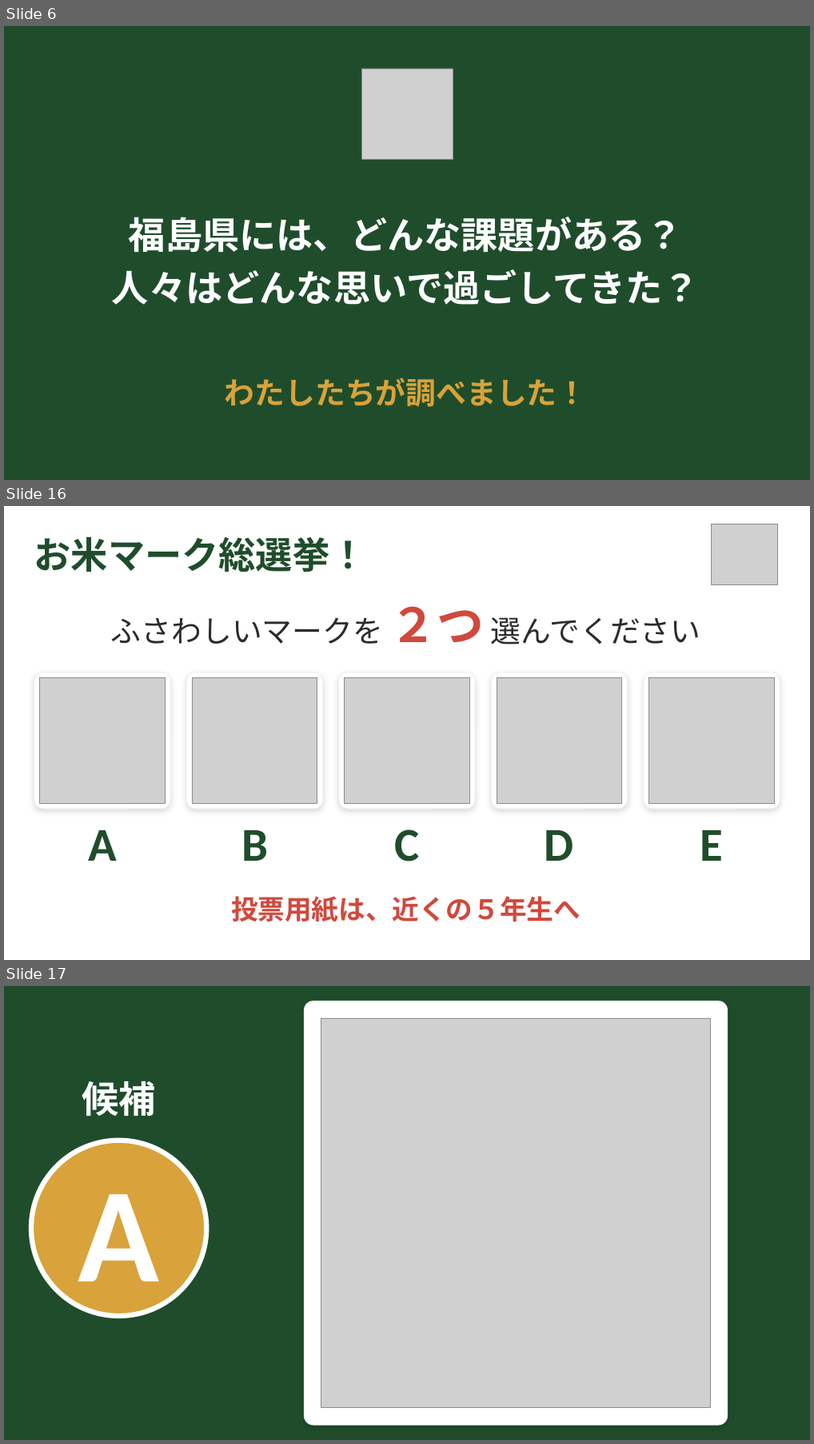
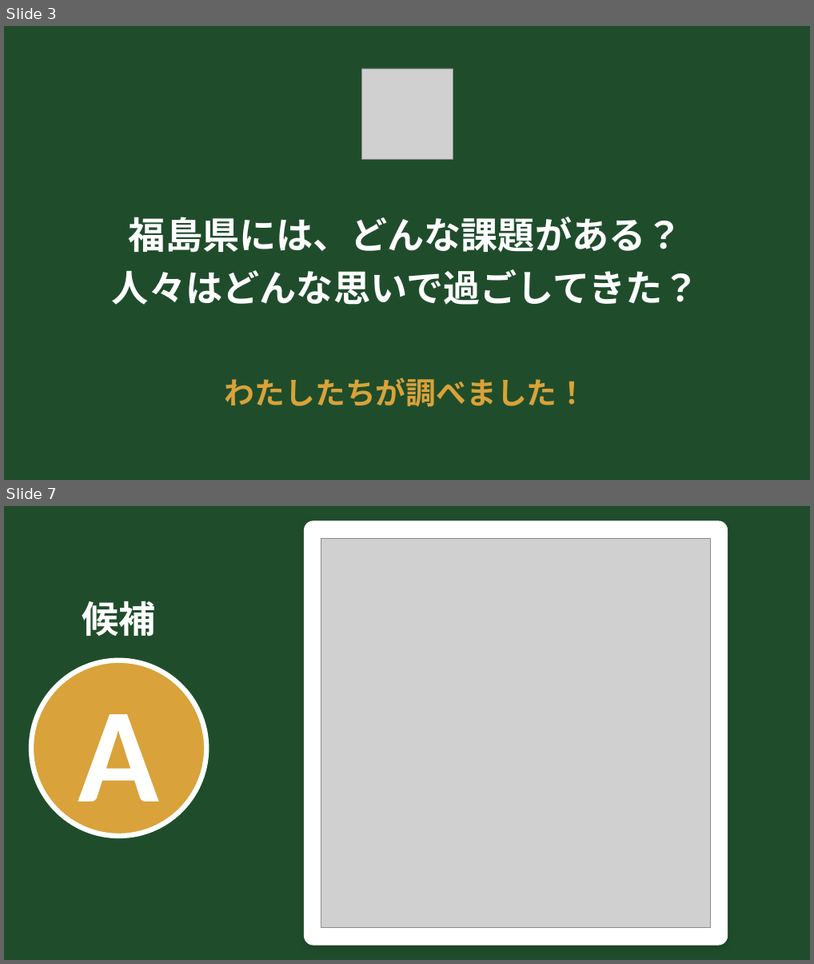
Before and after one commit to liberabitjp-hue/-, a slide deck: slides/お米アピール大作戦_発表スライド.pptx. Shown one above the other, each under a label of ours: slides 6, 16 and 17 before the commit, slides 3 and 7 after it; the slides between them are not shown. The pictures are 814x1444 and 814x964 pixels, drawn with LibreOffice and Linux fonts; fonts in the diff are those of the drawing; grey boxes stand for pictures. Boxes give left, top, right and bottom in pixels: in the first picture for what was removed or moved away, otherwise in the second. Text is boxed around its words. In the diff, an @@ line names an element or a change of style, - is before the commit and + after.

```diff
--- a/slides/お米アピール大作戦_発表スライド.pptx
+++ b/slides/お米アピール大作戦_発表スライド.pptx
@@ slide 16 removed at (4, 506, 810, 960), background #FFFFFF @@
@@ picture removed at (712, 524, 778, 584) @@
@@ title removed at (34, 536, 367, 572) @@
-お米マーク総選挙！
@@ text removed at (111, 606, 702, 644) @@
-ふさわしいマークを ２つ 選んでください
@@ rounded rectangle removed at (34, 672, 170, 808) @@
@@ rounded rectangle removed at (186, 672, 323, 808) @@
@@ rounded rectangle removed at (339, 672, 475, 808) @@
@@ rounded rectangle removed at (491, 672, 628, 808) @@
@@ rounded rectangle removed at (644, 672, 780, 808) @@
@@ picture removed at (40, 678, 165, 803) @@
@@ picture removed at (192, 678, 318, 803) @@
@@ picture removed at (345, 678, 470, 803) @@
@@ picture removed at (497, 678, 622, 803) @@
@@ picture removed at (650, 678, 774, 803) @@
@@ text removed at (88, 830, 117, 860) @@
-A
@@ text removed at (242, 830, 268, 860) @@
-B
@@ text removed at (394, 829, 419, 861) @@
-C
@@ text removed at (545, 830, 574, 860) @@
-D
@@ text removed at (701, 830, 724, 860) @@
-E
@@ text removed at (231, 896, 581, 921) @@
-投票用紙は、近くの５年生へ
@@ what was slide 6 is now slide 3 @@
@@ what was slide 17 is now slide 7 @@
```
Also in this commit, not shown: 3 slides changed, 10 other slides removed, 2 other files.
